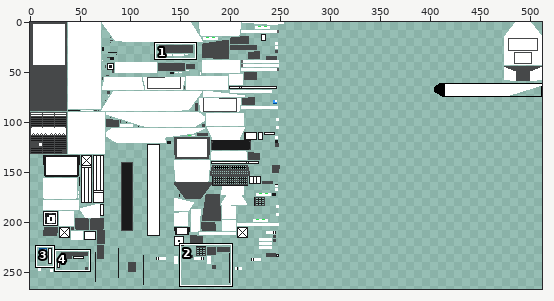
File history of a sprite sheet, doodle tank Resources/textures/entity/centurion_action_x/default.png. The first picture is a wide view before the edit; the outline marks the close-up.
Close-up. As it was:
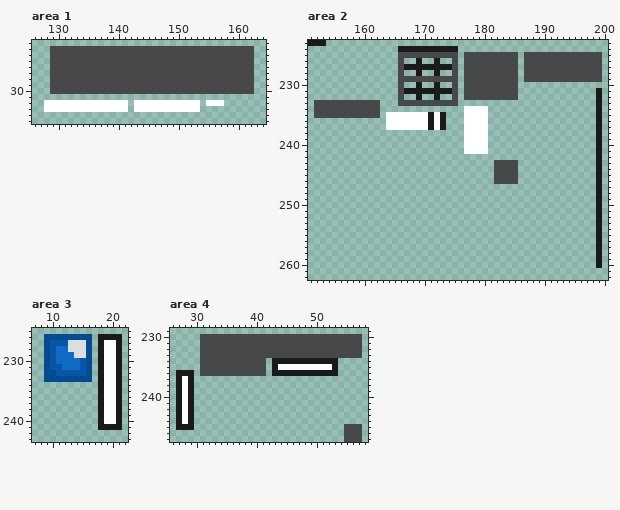
The file is 512x512 pixels. Shown: area 1: x 126..164, y 22..35; area 2: x 151..200, y 223..262; area 3: x 7..22, y 225..243; area 4: x 26..58, y 229..247. The wide view leaves out empty margins. The commit also changed other parts of the picture, which this record leaves out.
The result:
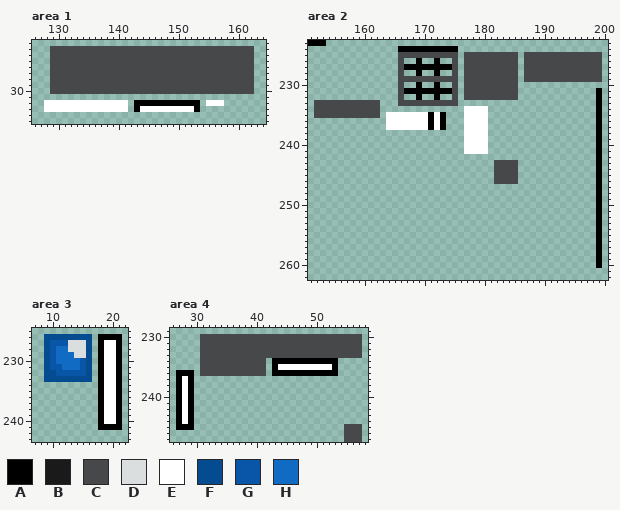
Palette (. is transparent): A #000000  B #1a1a1b  C #464849  D #dadedf  E #ffffff  F #044b8f  G #0955a8  H #126bc3
Diff:
--- area 1
@@ x 141..155 @@
 31 ...............
-32 E.EEEEEEEEEEE.E
-33 E.EEEEEEEEEEE..
+32 E.AAAAAAAAAAA.E
+33 E.AEEEEEEEEEA..
 34 ...............
--- area 2
@@ x 151..200 @@
-223 BBB...............................................
-224 ...............BBBBBBBBBB.........................
+223 AAA...............................................
+224 ...............AAAAAAAAAA.........................
 225 ...............CCCCCCCCCC.CCCCCCCCC.CCCCCCCCCCCCC.
-226 ...............C..B..B..C.CCCCCCCCC.CCCCCCCCCCCCC.
-227 ...............CBBBBBBBBC.CCCCCCCCC.CCCCCCCCCCCCC.
-228 ...............C..B..B..C.CCCCCCCCC.CCCCCCCCCCCCC.
+226 ...............C..A..A..C.CCCCCCCCC.CCCCCCCCCCCCC.
+227 ...............CAAAAAAAAC.CCCCCCCCC.CCCCCCCCCCCCC.
+228 ...............C..A..A..C.CCCCCCCCC.CCCCCCCCCCCCC.
 229 ...............CCCCCCCCCC.CCCCCCCCC.CCCCCCCCCCCCC.
-230 ...............C..B..B..C.CCCCCCCCC...............
-231 ...............CBBBBBBBBC.CCCCCCCCC.............B.
-232 ...............C..B..B..C.CCCCCCCCC.............B.
-233 .CCCCCCCCCCC...CCCCCCCCCC.......................B.
-234 .CCCCCCCCCCC..............EEEE..................B.
-235 .CCCCCCCCCCC.EEEEEEEBEB...EEEE..................B.
-236 .............EEEEEEEBEB...EEEE..................B.
-237 .............EEEEEEEBEB...EEEE..................B.
-238 ..........................EEEE..................B.
-239 ..........................EEEE..................B.
-240 ..........................EEEE..................B.
-241 ..........................EEEE..................B.
-242 ................................................B.
-243 ...............................CCCC.............B.
-244 ...............................CCCC.............B.
-245 ...............................CCCC.............B.
-246 ...............................CCCC.............B.
-247 ................................................B.
-248 ................................................B.
-249 ................................................B.
-250 ................................................B.
-251 ................................................B.
-252 ................................................B.
-253 ................................................B.
-254 ................................................B.
-255 ................................................B.
-256 ................................................B.
-257 ................................................B.
-258 ................................................B.
-259 ................................................B.
-260 ................................................B.
+230 ...............C..A..A..C.CCCCCCCCC...............
+231 ...............CAAAAAAAAC.CCCCCCCCC.............A.
+232 ...............C..A..A..C.CCCCCCCCC.............A.
+233 .CCCCCCCCCCC...CCCCCCCCCC.......................A.
+234 .CCCCCCCCCCC..............EEEE..................A.
+235 .CCCCCCCCCCC.EEEEEEEAEA...EEEE..................A.
+236 .............EEEEEEEAEA...EEEE..................A.
+237 .............EEEEEEEAEA...EEEE..................A.
+238 ..........................EEEE..................A.
+239 ..........................EEEE..................A.
+240 ..........................EEEE..................A.
+241 ..........................EEEE..................A.
+242 ................................................A.
+243 ...............................CCCC.............A.
+244 ...............................CCCC.............A.
+245 ...............................CCCC.............A.
+246 ...............................CCCC.............A.
+247 ................................................A.
+248 ................................................A.
+249 ................................................A.
+250 ................................................A.
+251 ................................................A.
+252 ................................................A.
+253 ................................................A.
+254 ................................................A.
+255 ................................................A.
+256 ................................................A.
+257 ................................................A.
+258 ................................................A.
+259 ................................................A.
+260 ................................................A.
 261 ..................................................
--- area 3
@@ x 16..22 @@
 225 .......
-226 F.BBBB.
-227 F.BEEB.
-228 F.BEEB.
-229 F.BEEB.
-230 F.BEEB.
-231 F.BEEB.
-232 F.BEEB.
-233 F.BEEB.
-234 ..BEEB.
-235 ..BEEB.
-236 ..BEEB.
-237 ..BEEB.
-238 ..BEEB.
-239 ..BEEB.
-240 ..BEEB.
-241 ..BBBB.
+226 F.AAAA.
+227 F.AEEA.
+228 F.AEEA.
+229 F.AEEA.
+230 F.AEEA.
+231 F.AEEA.
+232 F.AEEA.
+233 F.AEEA.
+234 ..AEEA.
+235 ..AEEA.
+236 ..AEEA.
+237 ..AEEA.
+238 ..AEEA.
+239 ..AEEA.
+240 ..AEEA.
+241 ..AAAA.
 242 .......
--- area 4
@@ x 26..58 @@
 233 .....CCCCCCCCCCCCCCCCCCCCCCCCCCC.
-234 .....CCCCCCCCCCC.BBBBBBBBBBB.....
-235 .....CCCCCCCCCCC.BEEEEEEEEEB.....
-236 .BBB.CCCCCCCCCCC.BBBBBBBBBBB.....
-237 .BEB.............................
-238 .BEB.............................
-239 .BEB.............................
-240 .BEB.............................
-241 .BEB.............................
-242 .BEB.............................
-243 .BEB.............................
-244 .BEB.............................
-245 .BBB.........................CCC.
+234 .....CCCCCCCCCCC.AAAAAAAAAAA.....
+235 .....CCCCCCCCCCC.AEEEEEEEEEA.....
+236 .AAA.CCCCCCCCCCC.AAAAAAAAAAA.....
+237 .AEA.............................
+238 .AEA.............................
+239 .AEA.............................
+240 .AEA.............................
+241 .AEA.............................
+242 .AEA.............................
+243 .AEA.............................
+244 .AEA.............................
+245 .AAA.........................CCC.
 246 .............................CCC.
Where, in picture pixels (left, top, right, bottom), the same in both close-ups:
changed: (134, 100, 200, 112)
changed: (308, 40, 326, 46)
changed: (398, 46, 458, 130)
changed: (596, 88, 602, 268)
changed: (98, 334, 122, 430)
changed: (272, 358, 338, 376)
changed: (176, 370, 194, 430)
